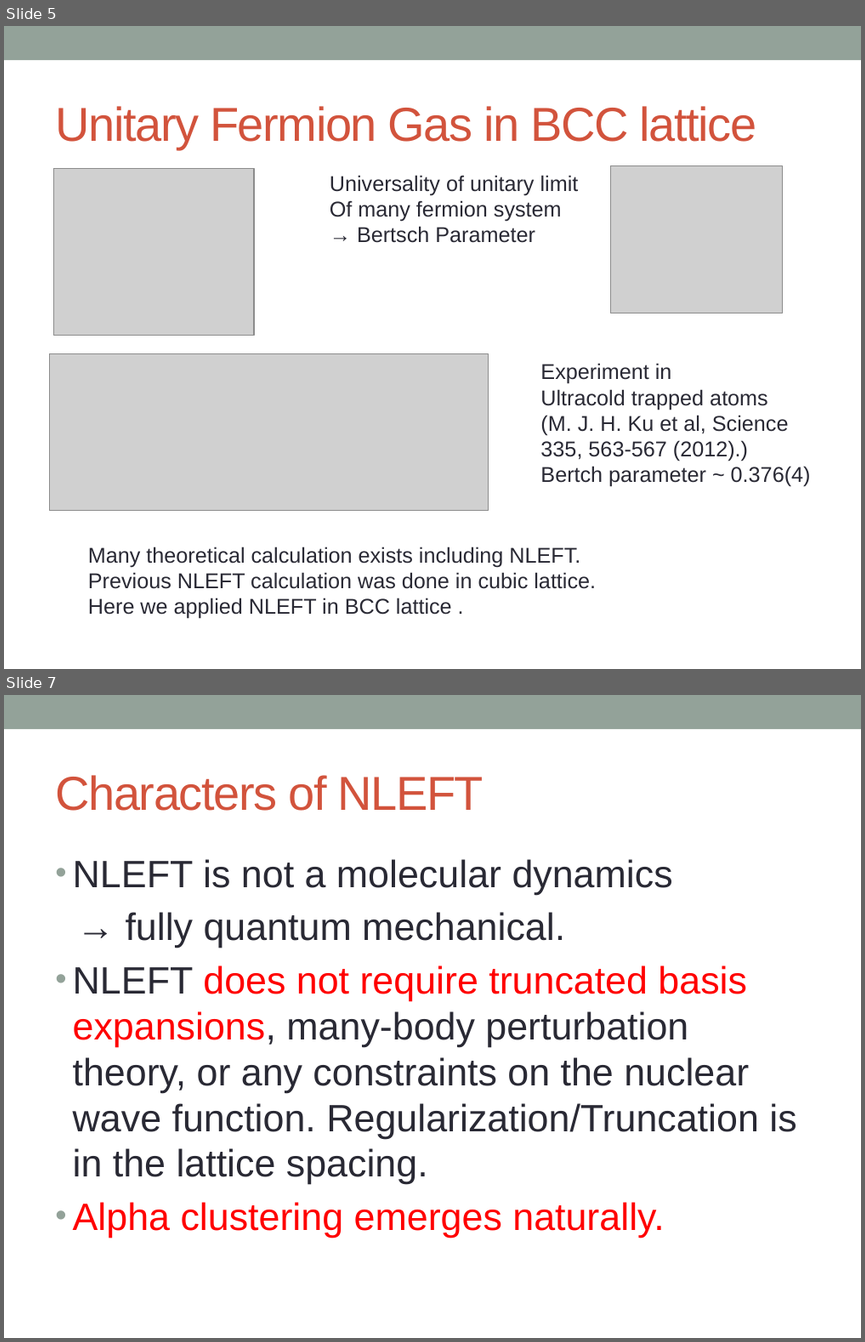
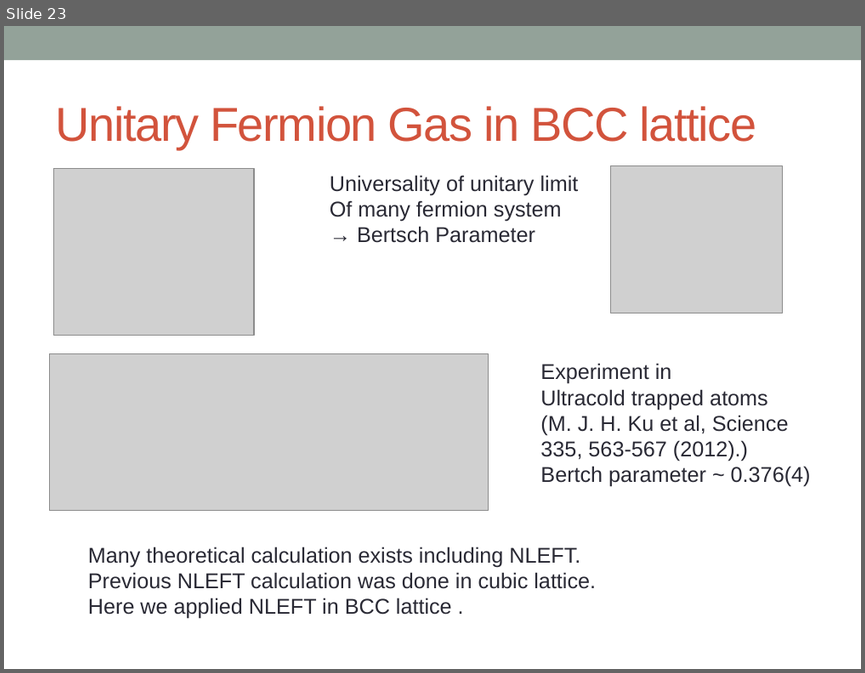
Before and after one commit to alphacentaury-github/NPSS2020, a slide deck: 20200928_송영호_연세대.pptx. Shown one above the other, each under a label of ours: slides 5 and 7 before the commit, slide 23 after it; the slides between them are not shown. The pictures are 865x1342 and 865x673 pixels, drawn with LibreOffice and Linux fonts; fonts in the diff are those of the drawing; grey boxes stand for pictures. Boxes give left, top, right and bottom in pixels: in the first picture for what was removed or moved away, otherwise in the second. Text is boxed around its words. In the diff, an @@ line names an element or a change of style, - is before the commit and + after.

```diff
--- a/20200928_송영호_연세대.pptx
+++ b/20200928_송영호_연세대.pptx
@@ slide 7 removed at (4,695,861,1338), background #FFFFFF; not listed: 1 template element that a slide beside it also shows @@
@@ title removed at (55,775,483,811) @@
-Characters of NLEFT
@@ text removed at (73,859,796,1237) @@
-• NLEFT is not a molecular dynamics
-→ fully quantum mechanical.
-• NLEFT does not require truncated basis expansions, many-body perturbation theory, or any constraints on the nuclear wave function. Regularization/Truncation is in the lattice spacing.
-• Alpha clustering emerges naturally.
@@ what was slide 5 is now slide 23 @@
```
Also in this commit, not shown: 6 slides changed, 14 slides added, 1 other slide removed.
